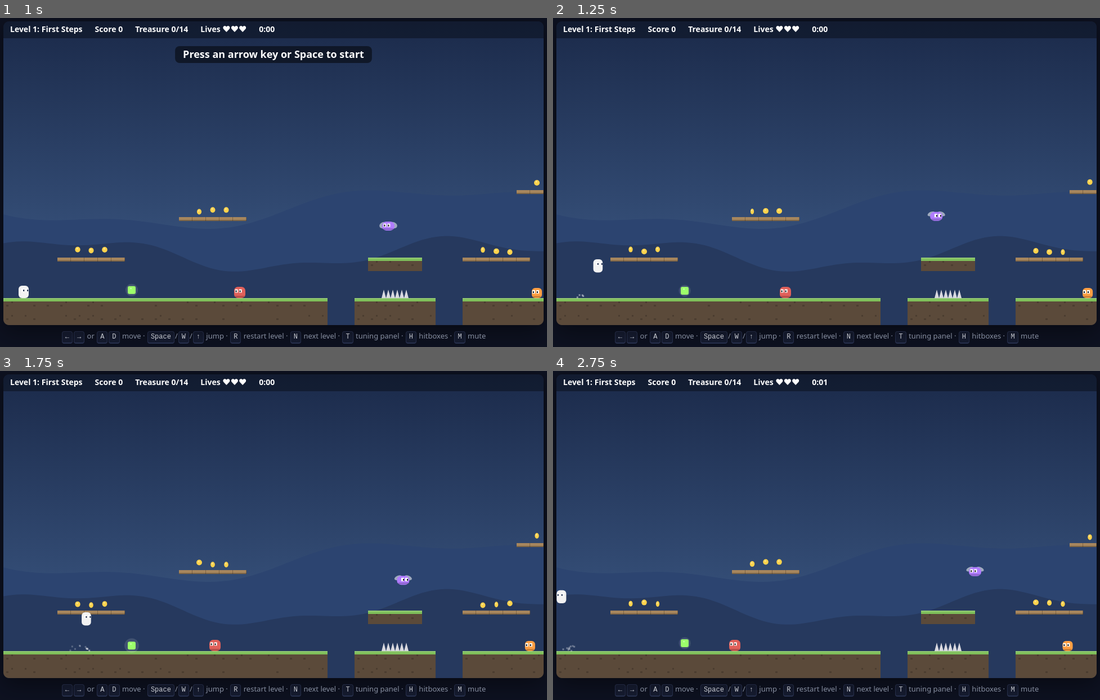
Above: before the commit, frames 1-4 (two rows, left to right).
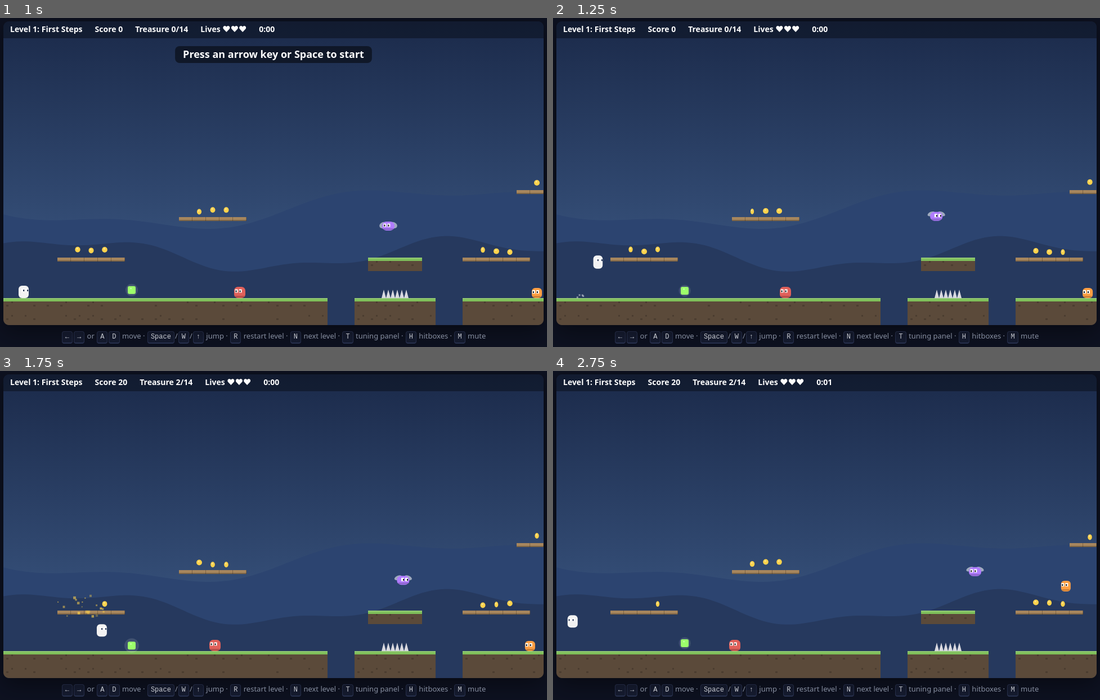
Above: after the commit, the same moments.

Repository: foreverrMiguel/platformer
Game: browser game, page index.html
Two runs of this game, one before a commit and one after it. Both use one fixed random seed, a clock stepped at 60 frames per second and the inputs below.
Inputs (mouse positions are in pixels of both pictures, inside the frame that each line leads up to):
- Up to frame 1 (1 s): click (273, 172) at 0.27 s
- Up to frame 2 (1.25 s): hold Right from 1.03 s (still down); tap Space at 1.1 s
- Up to frame 3 (1.75 s): release Right at 1.53 s; hold Down from 1.58 s (still down); tap Space at 1.6 s
- Up to frame 4 (2.75 s): release Down at 1.85 s; hold Left 1.9-2.47 s; tap Space at 2.1, 2.6 s; hold Up from 2.52 s (still down)

Frame 1 is identical in both runs. In frame 2, less than 0.1% of the frame differs, in the area x 7-10%, y 72-78%; in frame 3, 0.5%; in frame 4, 0.6%, in the area x 0-96%, y 2-86%.

Commit message:
I change the gravity to 900

Diff:
--- a/student/tuning.js
+++ b/student/tuning.js
@@ -25,7 +25,7 @@
      Assignment: Part 2, Hole 1.                                           */
 
   // How fast you fall. Bigger = heavier.          try 900 (moon) to 3500 (rock)
-  GRAVITY: 1800,
+/*I made this change*/  GRAVITY: 900,
 
   // The fastest you can fall.                      try 400 to 1500
   MAX_FALL_SPEED: 900,
